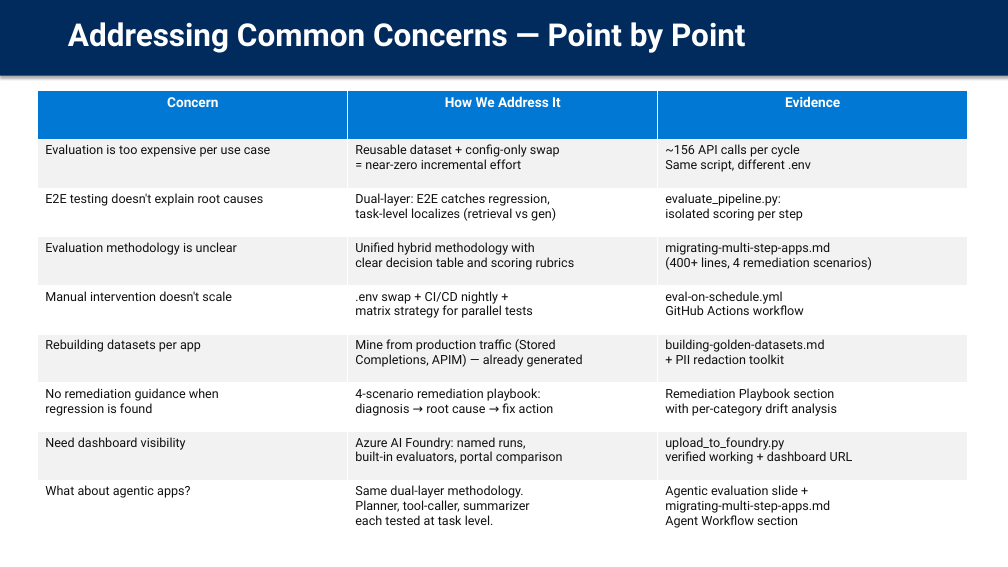
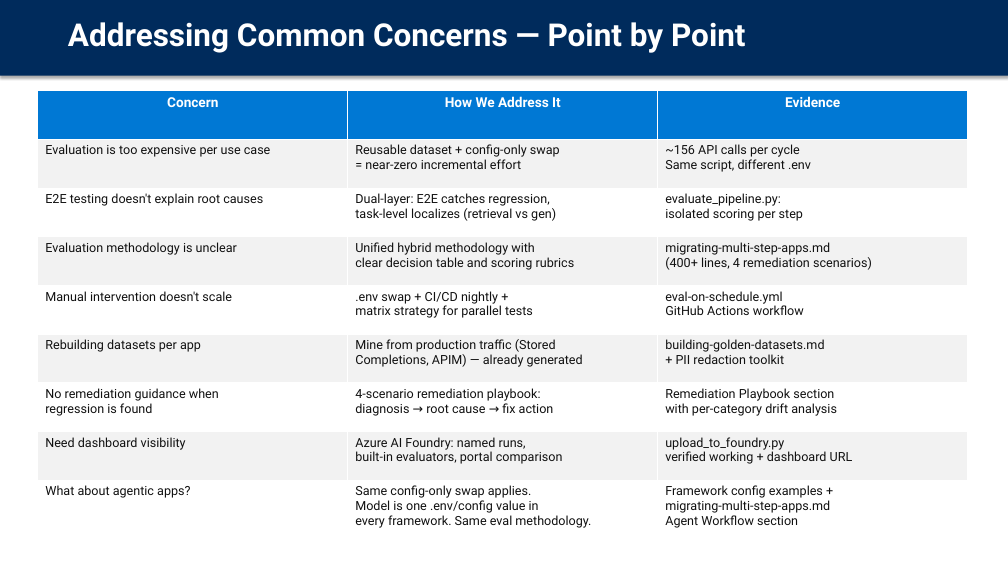
Before and after one commit to aiappsgbb/AOAI-models-migration, a slide deck: slide 15 of docs/azure-openai-model-migration-approach.pptx. Drawn at 1008x567 pixels with LibreOffice and Linux fonts; fonts in the diff are those of the drawing. Boxes give left, top, right and bottom in pixels: in the first picture for what was removed or moved away, otherwise in the second. Text is boxed around its words. In the diff, an @@ line names an element or a change of style, - is before the commit and + after.

```diff
--- a/docs/azure-openai-model-migration-approach.pptx
+++ b/docs/azure-openai-model-migration-approach.pptx
@@ table at [38, 91, 968, 532] @@
-row 9, column 2: Same dual-layer methodology. / Planner, tool-caller, summarizer / each tested at task level.
+row 9, column 2: Same config-only swap applies. / Model is one .env/config value in / every framework. Same eval methodology.
-row 9, column 3: Agentic evaluation slide + / migrating-multi-step-apps.md / Agent Workflow section
+row 9, column 3: Framework config examples + / migrating-multi-step-apps.md / Agent Workflow section
```
Also in this commit, not shown: 2 other slides changed, 1 other file.
